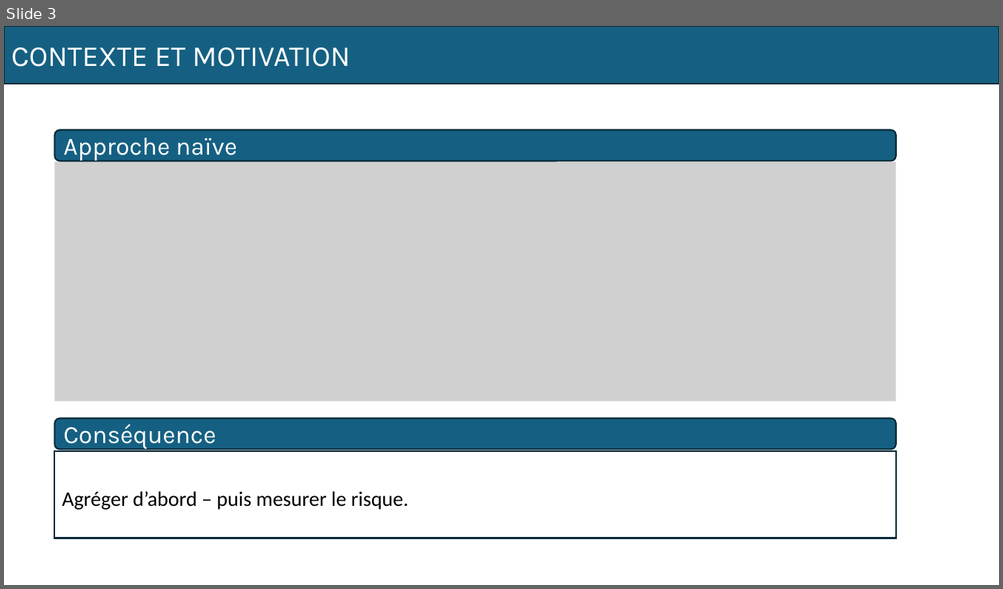
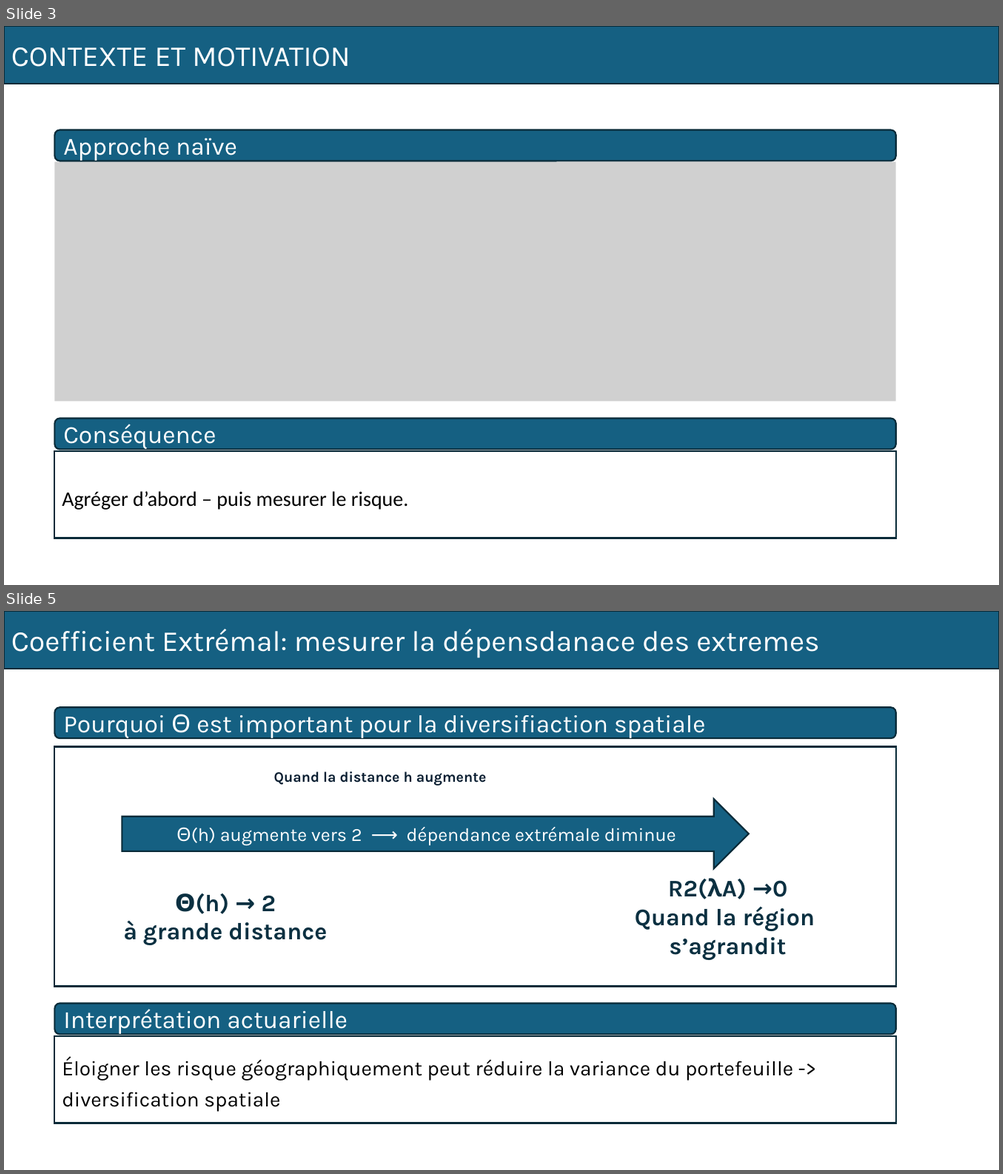
Before and after one commit to MamadouLamine27/projet-tve-max-stable, a slide deck: pptx/presentation.pptx. Shown one above the other, each under a label of ours: slide 3 before the commit, slides 3 and 5 after it; the slides between them are not shown. The pictures are 1003x589 and 1003x1174 pixels, drawn with LibreOffice and Linux fonts; fonts in the diff are those of the drawing; grey boxes stand for pictures. Boxes give left, top, right and bottom in pixels: in the first picture for what was removed or moved away, otherwise in the second. Text is boxed around its words. In the diff, an @@ line names an element or a change of style, - is before the commit and + after.

Commit message:
Partie coefficient d'extremal ajouté

```diff
--- a/pptx/presentation.pptx
+++ b/pptx/presentation.pptx
@@ slide 5 added at <box>4,611,999,1170</box>, background #FFFFFF @@
@@ rectangle added at <box>4,611,999,669</box>, fill #156082, outline #092A39 1.5 pt, 28 pt, text #FFFFFF @@
+Coefficient Extrémal: mesurer la dépensdanace des extremes
@@ rounded rectangle added at <box>55,707,896,738</box>, fill #156082, outline #092A39 1.5 pt, 24 pt, text #FFFFFF @@
+Pourquoi Θ est important pour la diversifiaction spatiale
@@ rectangle added at <box>55,747,896,986</box>, fill #FFFFFF, outline #092A39 1.5 pt @@
@@ text added at <box>274,772,486,786</box>, 14 pt, text #0B1E31, bold @@
+Quand la distance h augmente
@@ right arrow added at <box>122,799,748,869</box>, fill #156082, outline #092A39 1.5 pt, 18 pt, text #FFFFFF @@
+Θ(h) augmente vers 2 ⟶ dépendance extrémale diminue
@@ text added at <box>123,894,327,945</box>, 23 pt, text #0B3041, bold @@
+Θ(h) → 2
+à grande distance
@@ text added at <box>634,878,814,960</box>, 23 pt, text #0B3041, bold @@
+R2(λA) →0
+Quand la région s’agrandit
@@ rounded rectangle added at <box>55,1003,896,1035</box>, fill #156082, outline #092A39 1.5 pt, 24 pt, text #FFFFFF @@
+Interprétation actuarielle
@@ rectangle added at <box>55,1037,896,1124</box>, fill #FFFFFF, outline #092A39 1.5 pt, 20 pt, text #000000 @@
+Éloigner les risque géographiquement peut réduire la variance du portefeuille -> diversification spatiale
```
Also in this commit, not shown: 1 slide changed, 3 other slides added.
